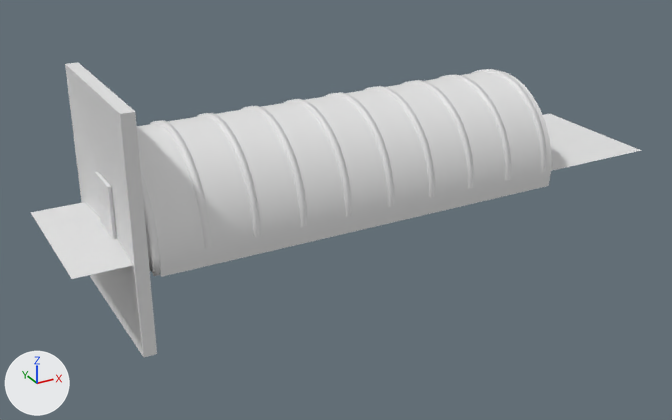
Renders of the Blender file door.blend from each side of a commit.
Camera for both pictures: a camera (50 mm lens) standing at (113.0, -526.0, 236.0) and looking at (404.0, 2.0, -28.0). Lighting does not change. The marker at lower left points along +X, +Y and +Z.

The first picture shows '円.001', '円.002', '平面', '平面.001', '平面.007'.
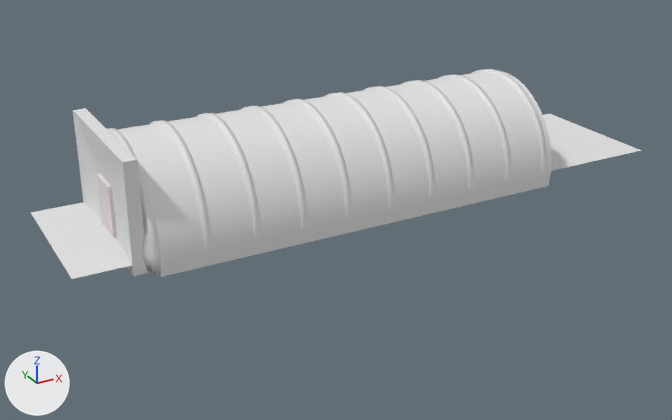
Changed parts and their boxes (x1, y1, x2, y2) in the pictures (672 x 420 px):
'平面', reshaped (18% narrower, 43% shorter): before (65, 62, 157, 357); after (73, 108, 148, 276)
part 1 of me_平面_007, recoloured: before (111, 187, 117, 238); after (103, 182, 117, 238)

What the commit changed:
Material 'マテリアル.001' (mat_マテリアル_001) is new.
Its base color is (0.0101, 0.495, 0.8) (cyan #1abbe7).
Material 'マテリアル' (mat_マテリアル) is new.
Its base color is (0.801, 0.726, 0.749) (white #e7dde0).
me_平面_007 is used by ob_平面_001; location (250.0, 7.4, 5.9); rotation (0.0, 1.571, 0.0), in degrees (0, 90, 0); scale (18.8, 14.6, 18.8).
me_平面_007 had 130 vertices, 46 faces and spanned x -0.91..0.91, y -0.91..0.0, z -0.33..-0.22.
me_平面_007 now has 286 vertices, 129 faces and spans x -0.91..0.91, y -0.91..0.0, z -0.33..-0.22.
me_平面_007 part 1: 43 faces spanning x -0.91..0.91, y -0.91..0.0, z -0.33..-0.22 switch from no material to mat_マテリアル (white #e7dde0).
me_平面_007 now uses material mat_マテリアル_001 (cyan #1abbe7).
me_平面_002 has 20 vertices, 14 faces and spans x -4.06..4.06, y -4.06..4.06, z -0.09..0.35.
me_平面_002 is used by ob_平面; location (244.3, 7.4, 5.9); rotation (0.0, 1.571, 0.0), in degrees (0, 90, 0); scale (18.8, 14.6, 18.8).
Part 2, on me_平面_002:
Vertex 0 of me_平面_002 moves from (-4.06, -4.06, 0.35) at pixel (135, 111) to (-2.52, -3.75, 0.35) at pixel (137, 159).
Vertex 1 of me_平面_002 moves from (4.06, -4.06, 0.35) at pixel (157, 353) to (1.25, -3.75, 0.35) at pixel (147, 273).
Vertex 2 of me_平面_002 moves from (-4.06, 4.06, 0.35) at pixel (78, 62) to (-2.52, 3.64, 0.35) at pixel (85, 108).
Vertex 3 of me_平面_002 moves from (4.06, 4.06, 0.35) to (1.25, 3.64, 0.35).
Vertex 14 of me_平面_002 moves from (4.06, 4.06, -0.09) at pixel (90, 277) to (1.25, 3.64, -0.09).
Vertex 15 of me_平面_002 moves from (4.06, -4.06, -0.09) at pixel (143, 357) to (1.25, -3.75, -0.09) at pixel (133, 276).
Vertex 16 of me_平面_002 moves from (-4.06, -4.06, -0.09) at pixel (120, 113) to (-2.52, -3.75, -0.09) at pixel (122, 162).
Vertex 17 of me_平面_002 moves from (-4.06, 4.06, -0.09) at pixel (65, 63) to (-2.52, 3.64, -0.09) at pixel (72, 110).
